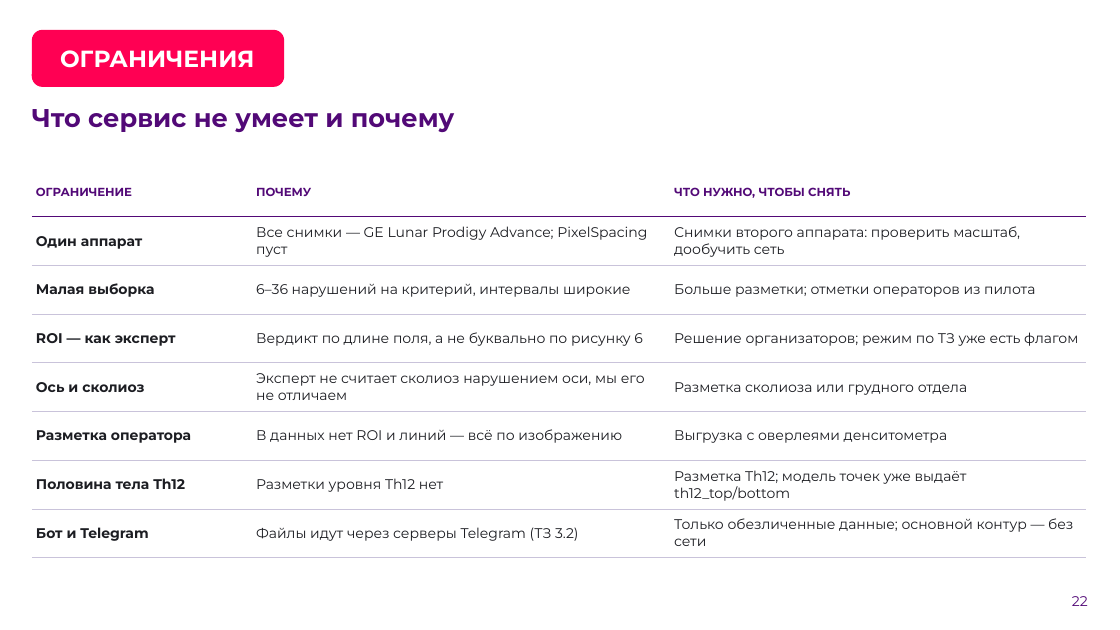
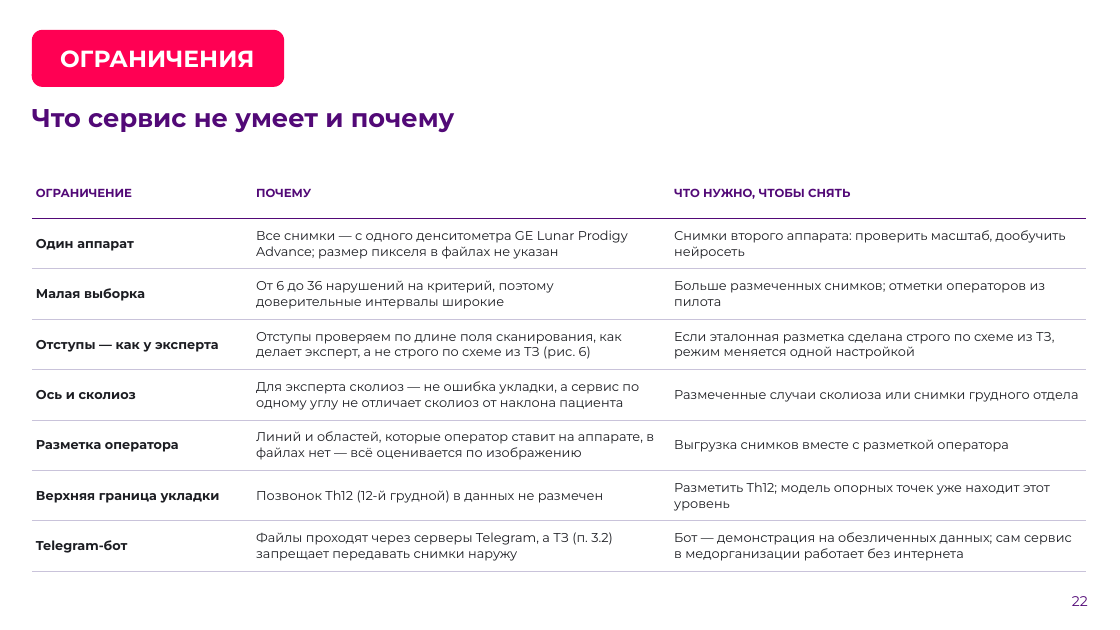
Before and after one commit to theorcos239/LCT_2026, a slide deck: slide 22 of docs/presentation/DXA_QC_pitch.pptx. Drawn at 1120x630 pixels with LibreOffice and Linux fonts; fonts in the diff are those of the drawing; background and template pictures are left out. Boxes give left, top, right and bottom in pixels: in the first picture for what was removed or moved away, otherwise in the second. Text is boxed around its words. In the diff, an @@ line names an element or a change of style, - is before the commit and + after.

```diff
--- a/docs/presentation/DXA_QC_pitch.pptx
+++ b/docs/presentation/DXA_QC_pitch.pptx
@@ table at (32,168,1087,571) @@
-row 2, column 2: Все снимки — GE Lunar Prodigy Advance; PixelSpacing пуст
+row 2, column 2: Все снимки — с одного денситометра GE Lunar Prodigy Advance; размер пикселя в файлах не указан
-row 2, column 3: Снимки второго аппарата: проверить масштаб, дообучить сеть
+row 2, column 3: Снимки второго аппарата: проверить масштаб, дообучить нейросеть
-row 3, column 2: 6–36 нарушений на критерий, интервалы широкие
+row 3, column 2: От 6 до 36 нарушений на критерий, поэтому доверительные интервалы широкие
-row 3, column 3: Больше разметки; отметки операторов из пилота
+row 3, column 3: Больше размеченных снимков; отметки операторов из пилота
-row 4: ROI — как эксперт | Вердикт по длине поля, а не буквально по рисунку 6 | Решение организаторов; режим по ТЗ уже есть флагом
+row 4: Отступы — как у эксперта | Отступы проверяем по длине поля сканирования, как делает эксперт, а не строго по схеме из ТЗ (рис. 6) | Если эталонная разметка сделана строго по схеме из ТЗ, режим меняется одной настройкой
-row 5, column 2: Эксперт не считает сколиоз нарушением оси, мы его не отличаем
+row 5, column 2: Для эксперта сколиоз — не ошибка укладки, а сервис по одному углу не отличает сколиоз от наклона пациента
-row 5, column 3: Разметка сколиоза или грудного отдела
+row 5, column 3: Размеченные случаи сколиоза или снимки грудного отдела
-row 6, column 2: В данных нет ROI и линий — всё по изображению
+row 6, column 2: Линий и областей, которые оператор ставит на аппарате, в файлах нет — всё оценивается по изображению
-row 6, column 3: Выгрузка с оверлеями денситометра
+row 6, column 3: Выгрузка снимков вместе с разметкой оператора
-row 7: Половина тела Th12 | Разметки уровня Th12 нет | Разметка Th12; модель точек уже выдаёт th12_top/bottom
+row 7: Верхняя граница укладки | Позвонок Th12 (12-й грудной) в данных не размечен | Разметить Th12; модель опорных точек уже находит этот уровень
-row 8: Бот и Telegram | Файлы идут через серверы Telegram (ТЗ 3.2) | Только обезличенные данные; основной контур — без сети
+row 8: Telegram-бот | Файлы проходят через серверы Telegram, а ТЗ (п. 3.2) запрещает передавать снимки наружу | Бот — демонстрация на обезличенных данных; сам сервис в медорганизации работает без интернета
@@ size 12 to 11 pt in "Один аппарат", "Малая выборка", "Ось и сколиоз", "Разметка оператора" @@
```
Also in this commit, not shown: 23 other slides changed, 1 slide added, 1 slide removed, 32 other files.
